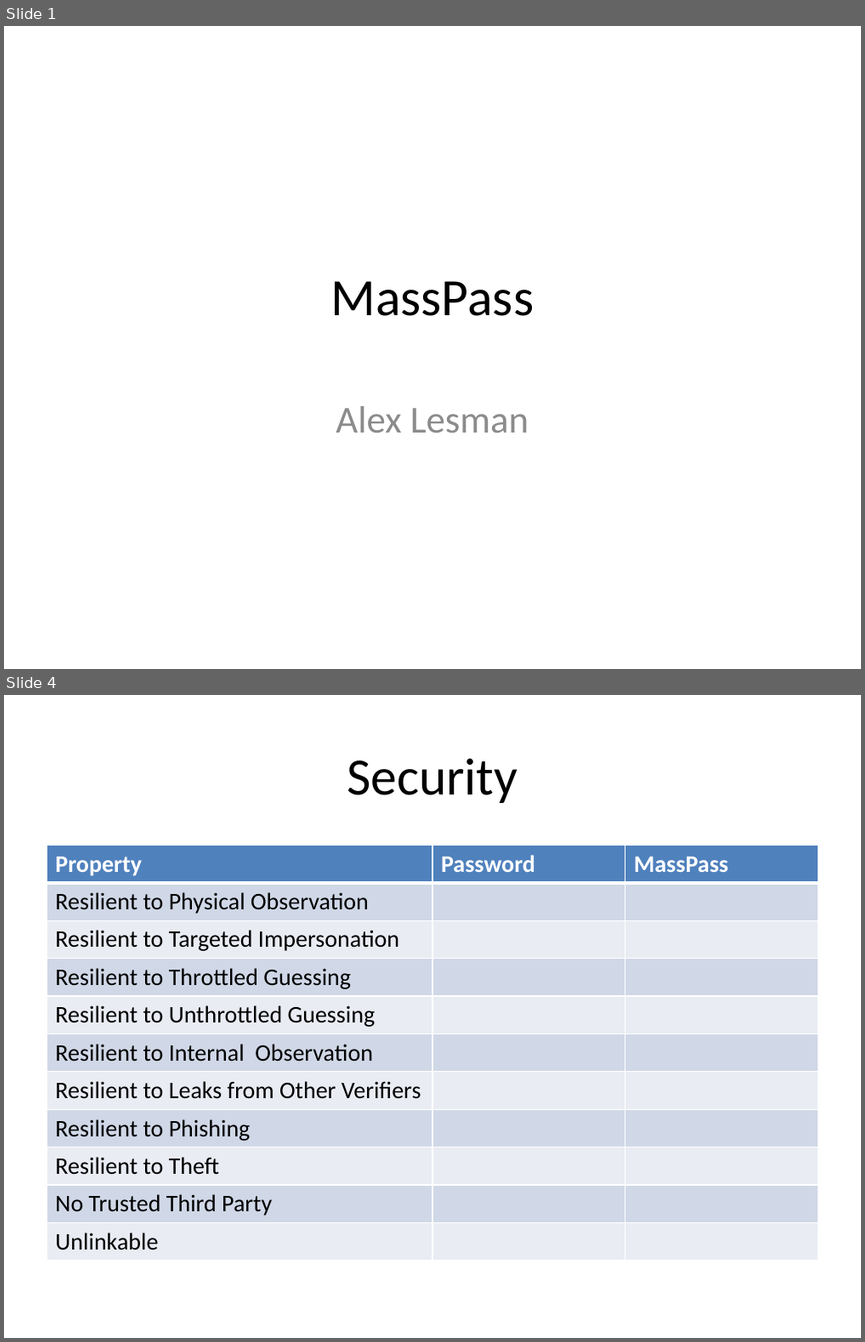
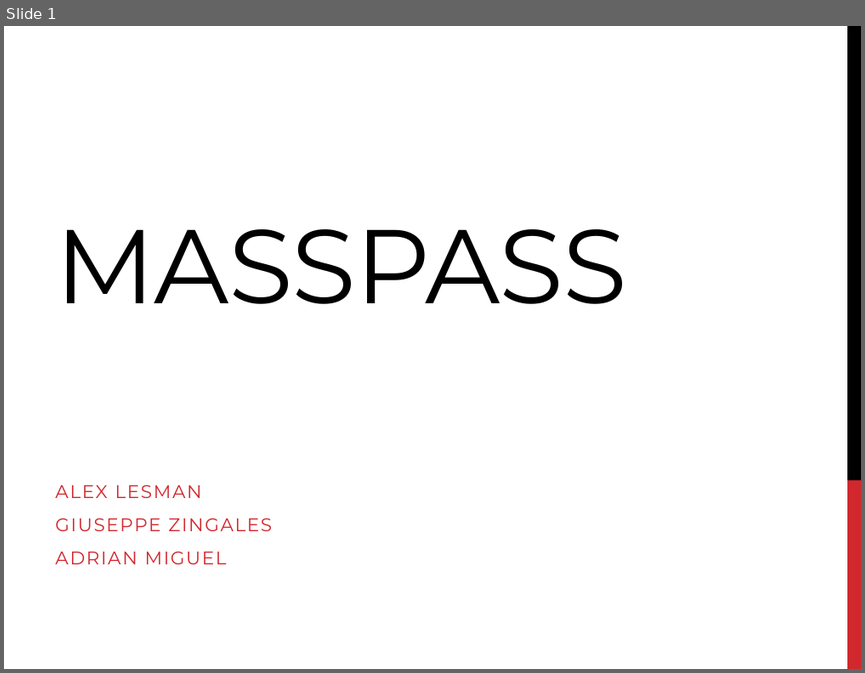
Before and after one commit to zingales/MassPass, a slide deck: MassPass.pptx. Shown one above the other, each under a label of ours: slides 1 and 4 before the commit, slide 1 after it; the slides between them are not shown. The pictures are 865x1342 and 865x673 pixels, drawn with LibreOffice and Linux fonts; fonts in the diff are those of the drawing. Boxes give left, top, right and bottom in pixels: in the first picture for what was removed or moved away, otherwise in the second. Text is boxed around its words. In the diff, an @@ line names an element or a change of style, - is before the commit and + after.

```diff
--- a/MassPass.pptx
+++ b/MassPass.pptx
@@ slide 4 removed at [4,695,861,1338], background #FFFFFF @@
@@ title removed at [347,758,517,803] @@
-Security
@@ table removed at [46,845,818,1253], 11 rows, 3 columns @@
-Property | Password | MassPass
-Resilient to Physical Observation |  | 
-Resilient to Targeted Impersonation |  | 
-Resilient to Throttled Guessing |  | 
-Resilient to Unthrottled Guessing |  | 
-Resilient to Internal Observation |  | 
-Resilient to Leaks from Other Verifiers |  | 
-Resilient to Phishing |  | 
-Resilient to Theft |  | 
-No Trusted Third Party |  | 
-Unlinkable |  | 
@@ slide 1 changed as well @@
@@ rectangle added at [847,26,861,480], fill #000000 @@
@@ title at [55,229,626,304]: text changed; size 44 to 88 pt; font Calibri to Montserrat @@
-MassPass
+MASSPASS
@@ subtitle at [55,484,272,564]: text changed; size 32 to 15.4 pt; font Calibri to Montserrat; text colour #8C8C8C to #D1282E @@
-Alex Lesman
+ALEX LESMAN
+GIUSEPPE ZINGALES
+ADRIAN MIGUEL
@@ rectangle added at [847,480,861,669], fill #D1282E @@
```
Also in this commit, not shown: 1 other slide changed, 7 slides added, 5 other slides removed, 1 other file.
